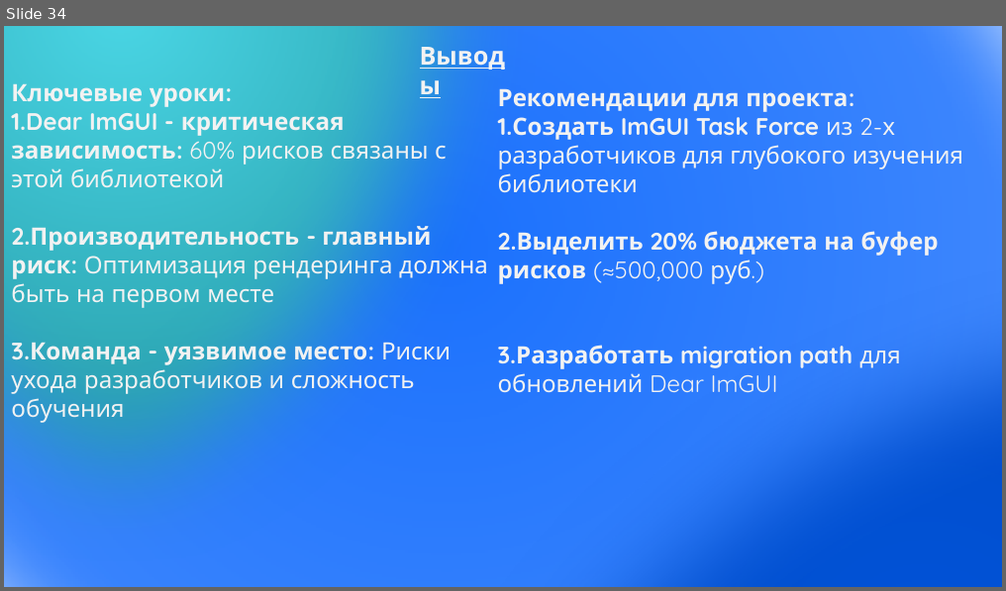
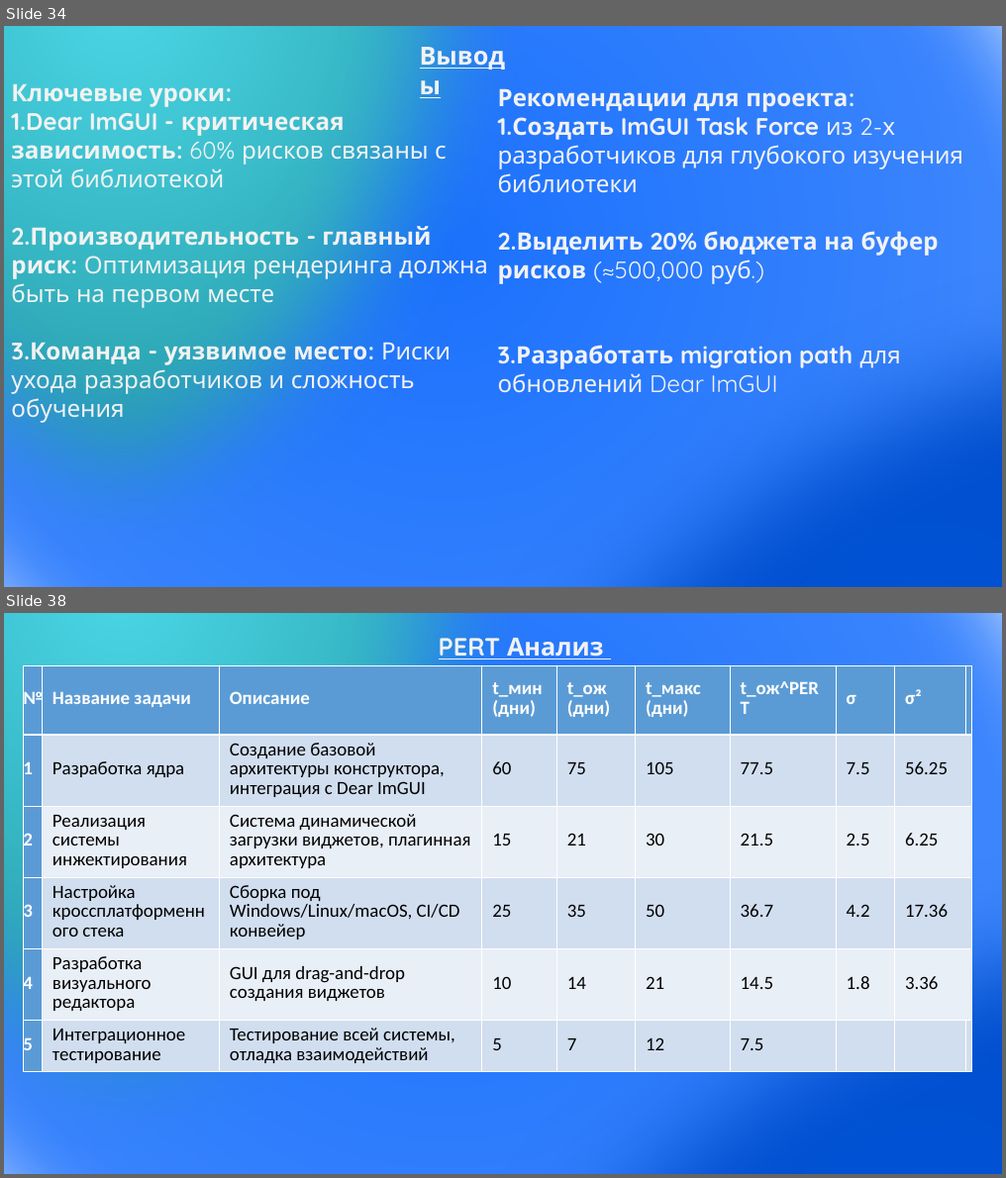
Before and after one commit to HozainFermi/upp, a slide deck: Презентация1.pptx. Shown one above the other, each under a label of ours: slide 34 before the commit, slides 34 and 38 after it; the slides between them are not shown. The pictures are 1006x591 and 1006x1178 pixels, drawn with LibreOffice and Linux fonts; fonts in the diff are those of the drawing. Boxes give left, top, right and bottom in pixels: in the first picture for what was removed or moved away, otherwise in the second. Text is boxed around its words. In the diff, an @@ line names an element or a change of style, - is before the commit and + after.

```diff
--- a/Презентация1.pptx
+++ b/Презентация1.pptx
@@ slide 38 added at (4, 613, 1002, 1174), background #FFFFFF @@
@@ ellipse added at (4, 613, 1002, 1174), fill gradient #002D76 to #1B71FD to #72A7FE, outline #43739E 1 pt @@
@@ ellipse added at (4, 613, 549, 1174), fill gradient #4AD6E5 to #137C87, outline #43739E 1 pt @@
@@ text added at (439, 638, 604, 660), 24 pt, text #F2F2F2, bold, underline @@
+PERT Анализ
@@ table added at (24, 665, 973, 1075), 6 rows, 10 columns @@
+№ | Название задачи | Описание | t_мин (дни) | t_ож (дни) | t_макс (дни) | t_ож^PERT | σ | σ² | 
+1 | Разработка ядра | Создание базовой архитектуры конструктора, интеграция с Dear ImGUI | 60 | 75 | 105 | 77.5 | 7.5 | 56.25 | 
+2 | Реализация системы инжектирования | Система динамической загрузки виджетов, плагинная архитектура | 15 | 21 | 30 | 21.5 | 2.5 | 6.25 | 
+3 | Настройка кроссплатформенного стека | Сборка под Windows/Linux/macOS, CI/CD конвейер | 25 | 35 | 50 | 36.7 | 4.2 | 17.36 | 
+4 | Разработка визуального редактора | GUI для drag-and-drop создания виджетов | 10 | 14 | 21 | 14.5 | 1.8 | 3.36 | 
+5 | Интеграционное тестирование | Тестирование всей системы, отладка взаимодействий | 5 | 7 | 12 | 7.5 |  |  | 
@@ ellipse added at (246, 657, 1002, 1174), fill gradient #156EFF to #0153D9 to #0046B8, outline #43739E 1 pt @@
@@ text added at (432, 665, 550, 716), 18 pt, text #F2F2F2, bold @@
+5 Ключевых задач:
```
Also in this commit, not shown: 6 other slides added.
